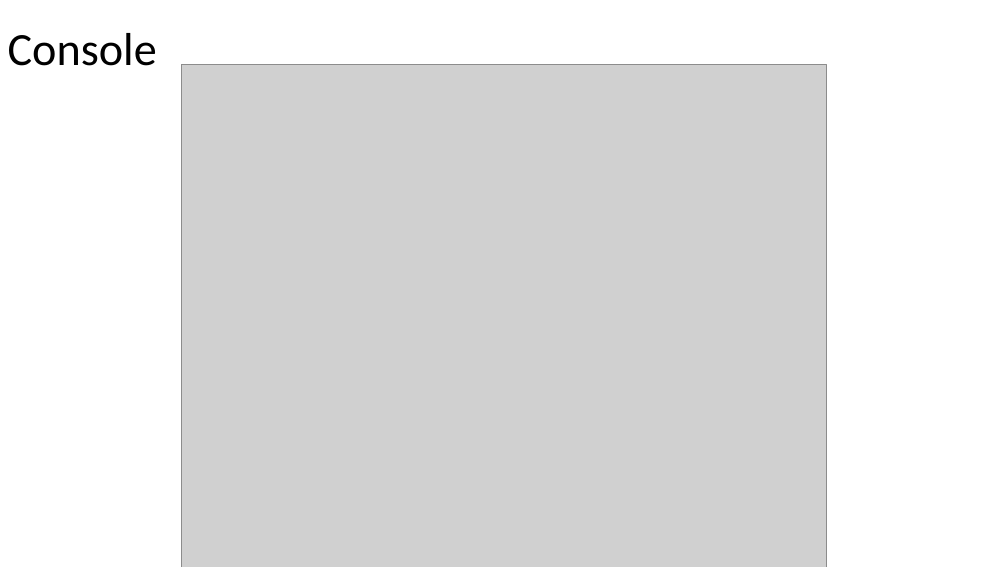
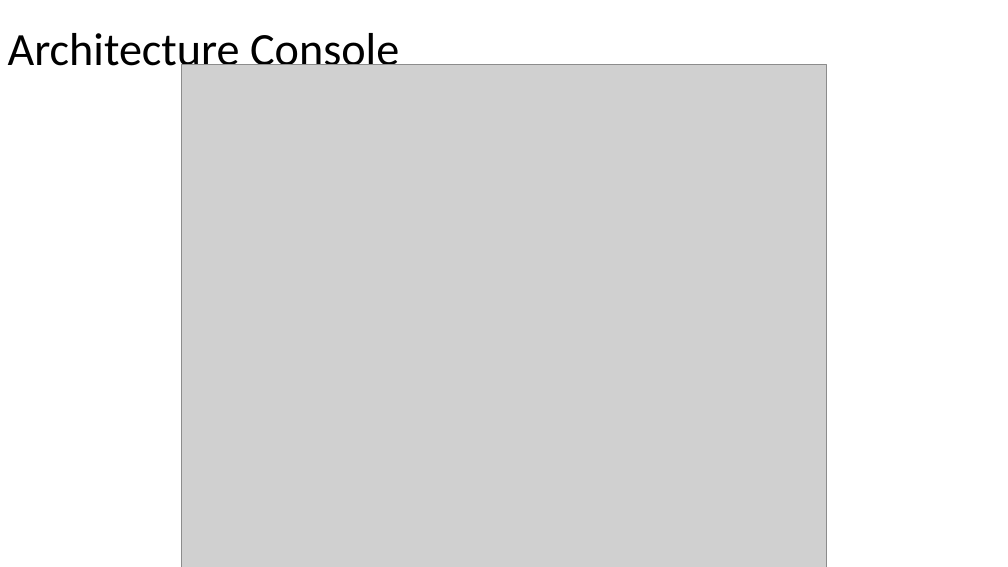
Before and after one commit to ernie55ernie/ShoppingCart, a slide deck: slide 5 of DM_PJ01_Counting.pptx (slide 4 before the commit). Drawn at 1008x567 pixels with LibreOffice and Linux fonts; fonts in the diff are those of the drawing; grey boxes stand for pictures. Boxes give left, top, right and bottom in pixels: in the first picture for what was removed or moved away, otherwise in the second. Text is boxed around its words. In the diff, an @@ line names an element or a change of style, - is before the commit and + after.

```diff
--- a/DM_PJ01_Counting.pptx
+++ b/DM_PJ01_Counting.pptx
@@ title at (x1=8, y1=33, x2=399, y2=77): text changed @@
-Console
+Architecture Console
```
Also in this commit, not shown: 3 other slides changed, 3 slides added, 7 other files.
